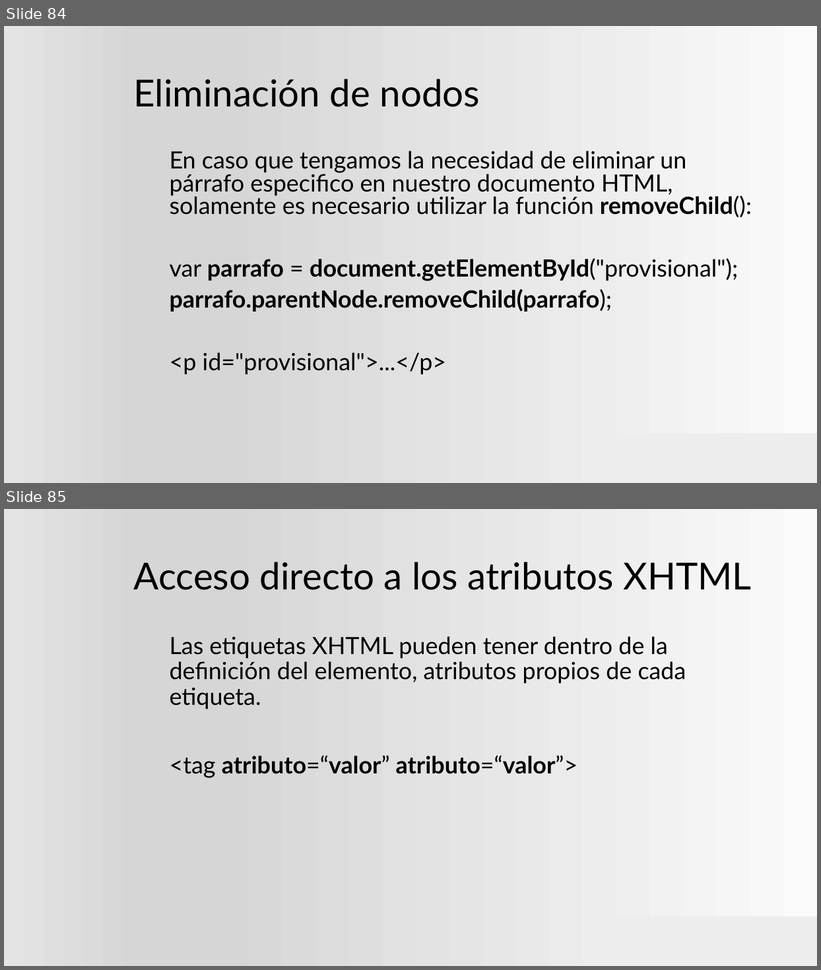
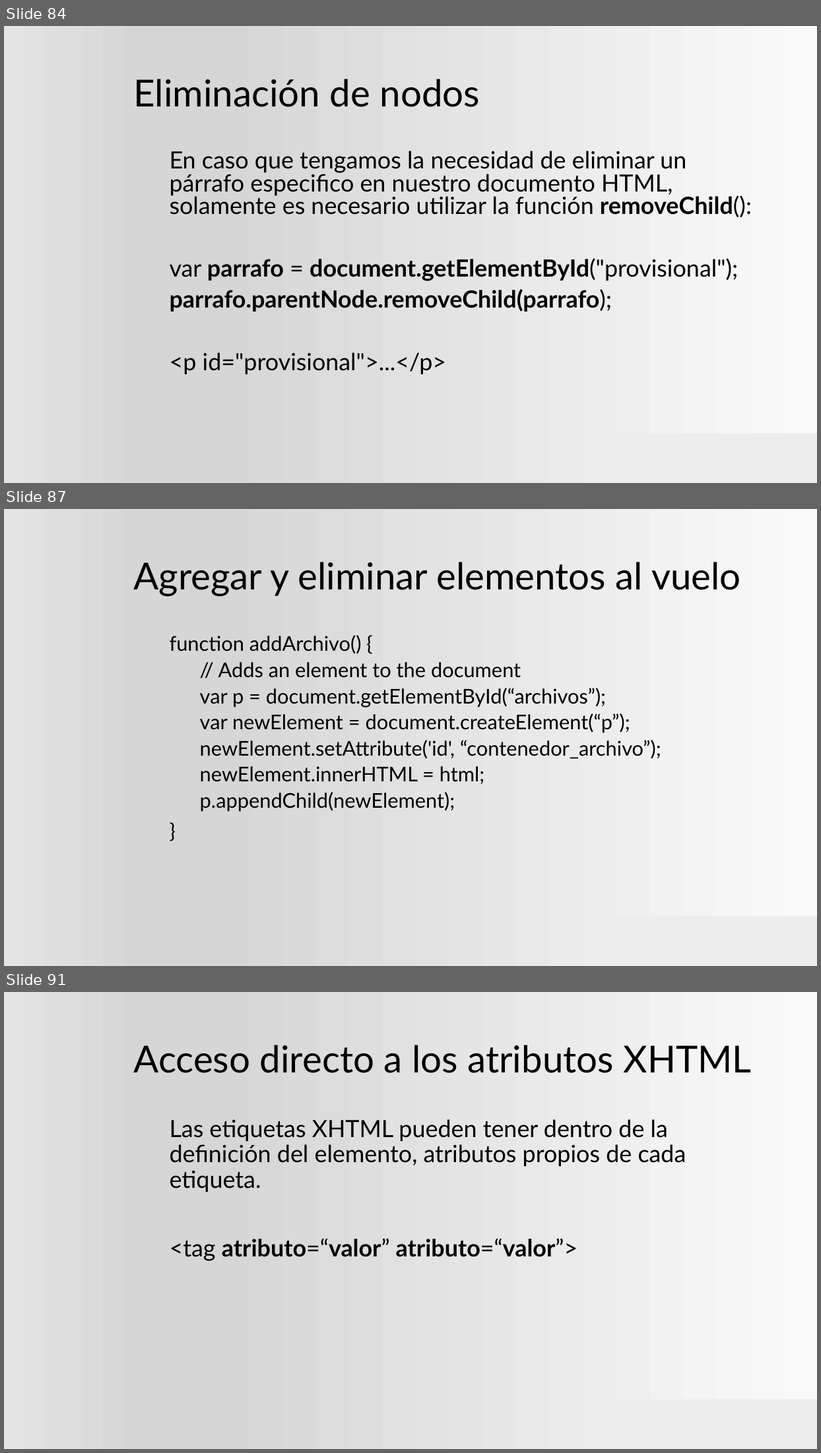
Before and after one commit to ProfVillegas/DAW, a slide deck: Plantilla.pptx. Shown one above the other, each under a label of ours: slides 84 and 85 before the commit, slides 84, 87 and 91 after it; the slides between them are not shown. The pictures are 821x970 and 821x1453 pixels, drawn with LibreOffice and Linux fonts; fonts in the diff are those of the drawing; background and template pictures are left out. Boxes give left, top, right and bottom in pixels: in the first picture for what was removed or moved away, otherwise in the second. Text is boxed around its words. In the diff, an @@ line names an element or a change of style, - is before the commit and + after.

```diff
--- a/Plantilla.pptx
+++ b/Plantilla.pptx
@@ slide 87 added at bbox=[4, 509, 817, 966], background gradient #FAFAFA to #D7D7D7 to #E4E4E4; not listed: 1 template element that a slide beside it also shows @@
@@ title added at bbox=[134, 562, 741, 596], 44 pt, text #000000 @@
+Agregar y eliminar elementos al vuelo
@@ text added at bbox=[170, 635, 661, 812], 24 pt, text #000000 @@
+function addArchivo() {
+  // Adds an element to the document
+  var p = document.getElementById(“archivos”);
+  var newElement = document.createElement(“p”);
+  newElement.setAttribute('id', “contenedor_archivo”);
+  newElement.innerHTML = html;
+  p.appendChild(newElement);
+}
@@ what was slide 85 is now slide 91 @@
```
Also in this commit, not shown: 2 slides changed, 6 other slides added.
